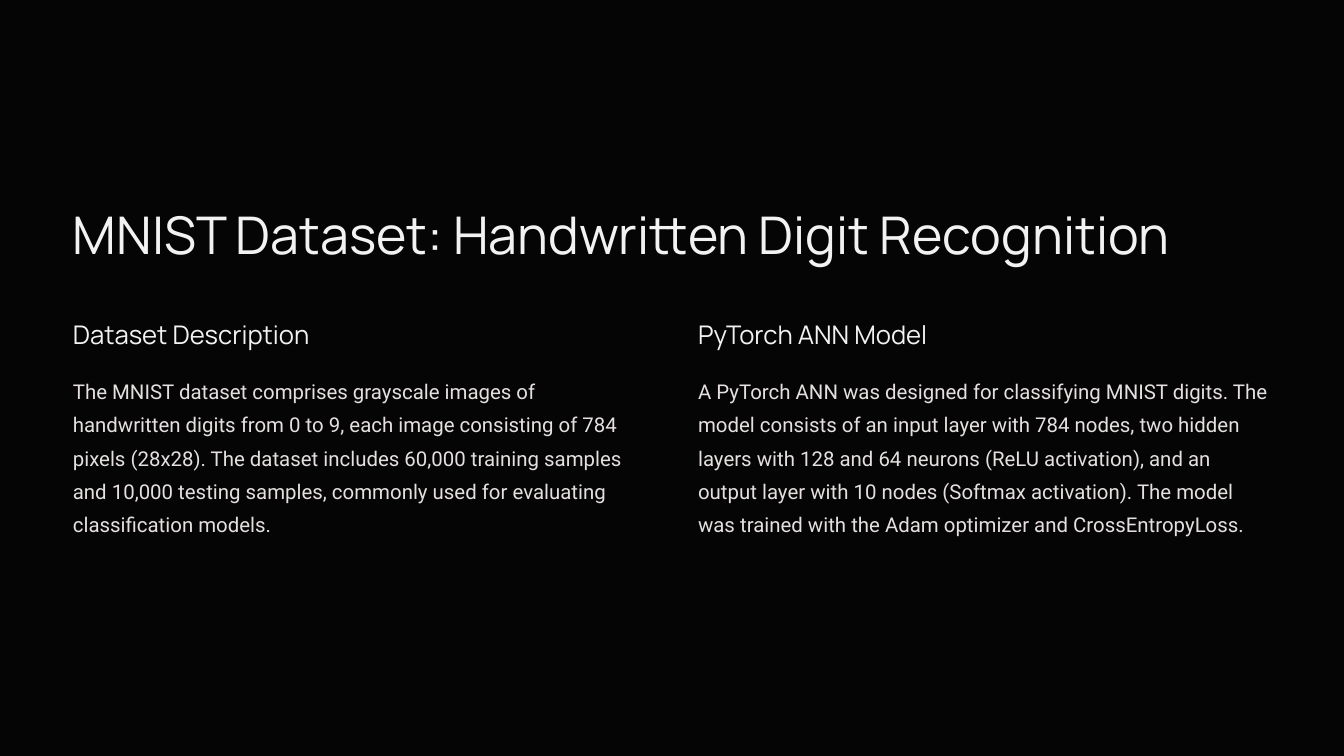
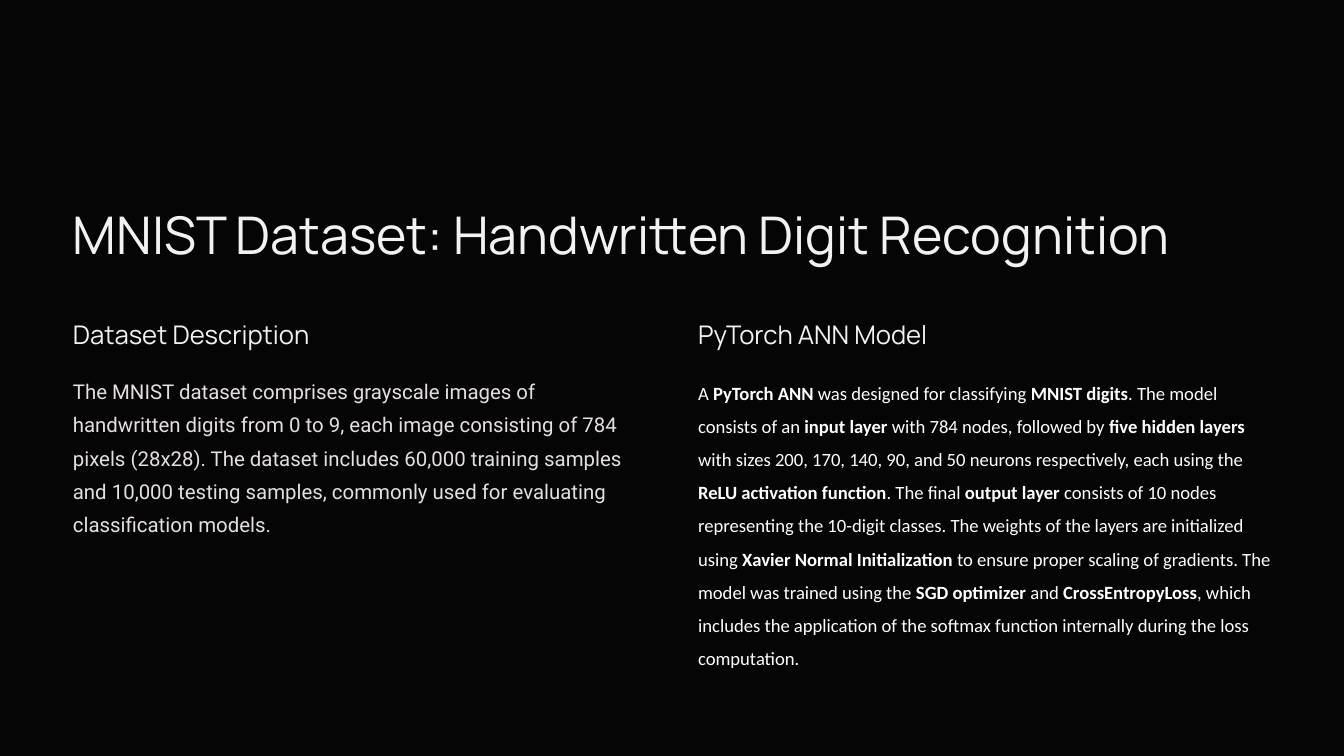
Before and after one commit to SYED-ALI-5/ANN-CNN-Project, a slide deck: slide 2 of ANN-CNN Project.pptx. Drawn at 1344x756 pixels with LibreOffice and Linux fonts; fonts in the diff are those of the drawing; background and template pictures are left out. Boxes give left, top, right and bottom in pixels: in the first picture for what was removed or moved away, otherwise in the second. Text is boxed around its words. In the diff, an @@ line names an element or a change of style, - is before the commit and + after.

```diff
--- a/ANN-CNN Project.pptx
+++ b/ANN-CNN Project.pptx
@@ text at [698,387,1270,668]: text changed; size 17.5 to 16 pt; font Roboto to Calibri; text colour #E5E0DF to #FFFFFF @@
-A PyTorch ANN was designed for classifying MNIST digits. The model consists of an input layer with 784 nodes, two hidden layers with 128 and 64 neurons (ReLU activation), and an output layer with 10 nodes (Softmax activation). The model was trained with the Adam optimizer and CrossEntropyLoss.
+A PyTorch ANN was designed for classifying MNIST digits. The model consists of an input layer with 784 nodes, followed by five hidden layers with sizes 200, 170, 140, 90, and 50 neurons respectively, each using the ReLU activation function. The final output layer consists of 10 nodes representing the 10-digit classes. The weights of the layers are initialized using Xavier Normal Initialization to ensure proper scaling of gradients. The model was trained using the SGD optimizer and CrossEntropyLoss, which includes the application of the softmax function internally during the loss computation.
```
Also in this commit, not shown: 7 other slides changed, 1 slide added, 1 other file.
